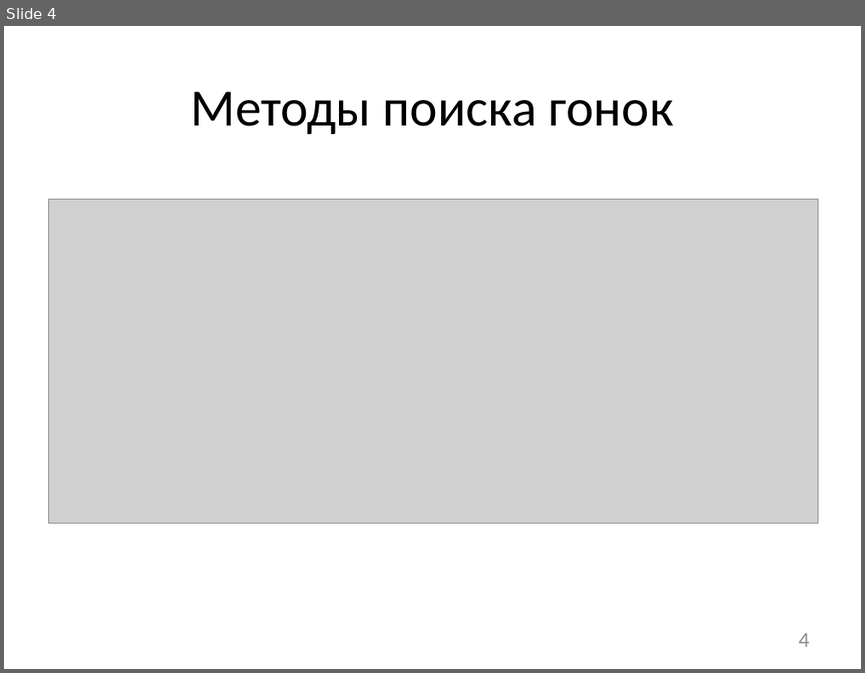
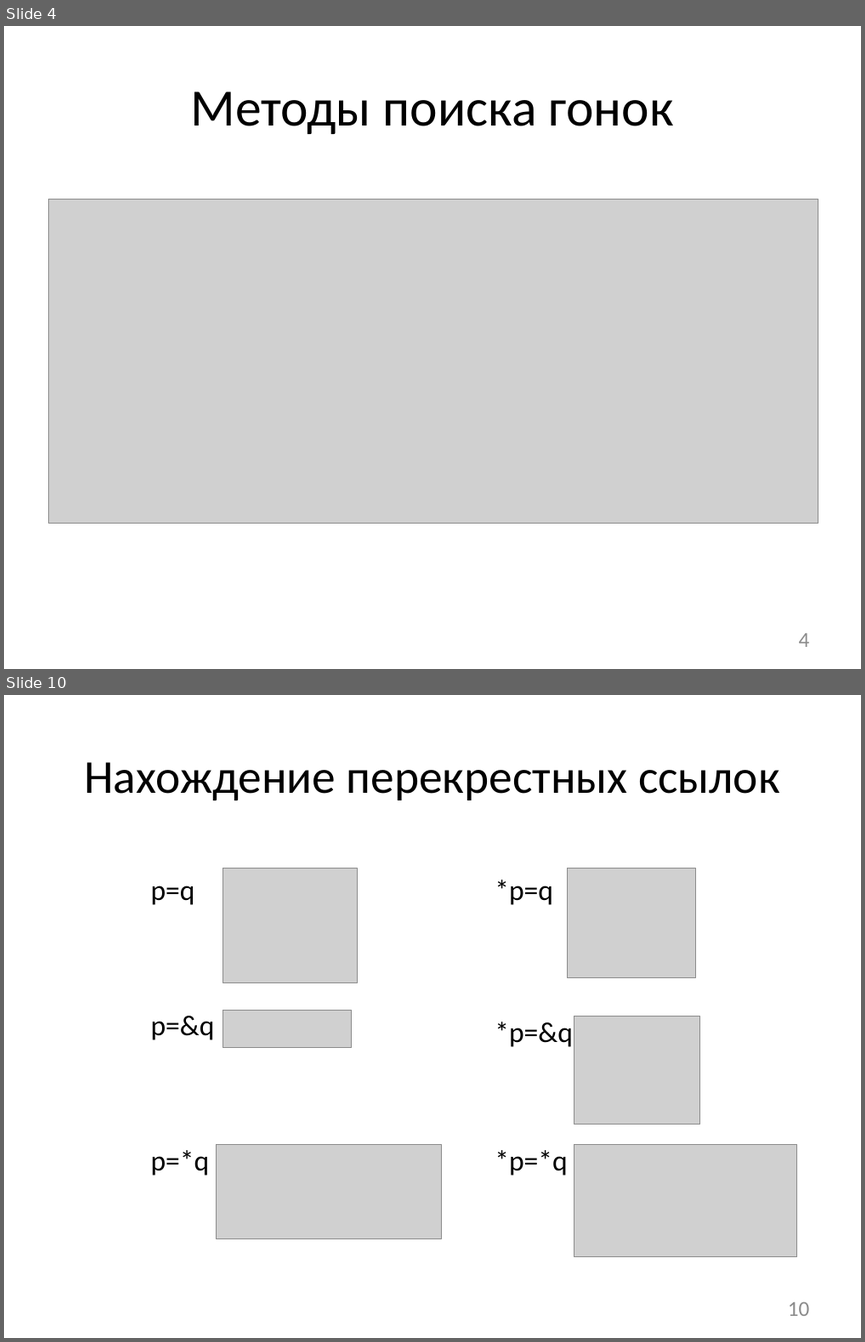
Before and after one commit to afrolovskiy/diplom, a slide deck: presentations/diplom/static race detection.pptx. Shown one above the other, each under a label of ours: slide 4 before the commit, slides 4 and 10 after it; the slides between them are not shown. The pictures are 865x673 and 865x1342 pixels, drawn with LibreOffice and Linux fonts; fonts in the diff are those of the drawing; grey boxes stand for pictures. Boxes give left, top, right and bottom in pixels: in the first picture for what was removed or moved away, otherwise in the second. Text is boxed around its words. In the diff, an @@ line names an element or a change of style, - is before the commit and + after.

```diff
--- a/presentations/diplom/static race detection.pptx
+++ b/presentations/diplom/static race detection.pptx
@@ slide 10 added at bbox=[4, 695, 861, 1338], background #FFFFFF @@
@@ title added at bbox=[84, 762, 780, 800], 39.6 pt, text #000000 @@
+Нахождение перекрестных ссылок
@@ picture added at bbox=[223, 868, 357, 983] @@
@@ picture added at bbox=[567, 868, 695, 978] @@
@@ text added at bbox=[151, 885, 195, 905], 24 pt, text #000000 @@
+p=q
@@ text added at bbox=[494, 879, 553, 905], 24 pt, text #000000 @@
+*p=q
@@ text added at bbox=[151, 1015, 215, 1040], 24 pt, text #000000 @@
+p=&q
@@ picture added at bbox=[223, 1009, 352, 1047] @@
@@ text added at bbox=[494, 1021, 573, 1047], 24 pt, text #000000 @@
+*p=&q
@@ picture added at bbox=[574, 1016, 699, 1124] @@
@@ text added at bbox=[151, 1150, 210, 1175], 24 pt, text #000000 @@
+p=*q
@@ picture added at bbox=[216, 1145, 441, 1239] @@
@@ text added at bbox=[494, 1150, 567, 1175], 24 pt, text #000000 @@
+*p=*q
@@ picture added at bbox=[574, 1145, 796, 1257] @@
@@ page number added at bbox=[788, 1302, 810, 1315], 18 pt, text #8C8C8C @@
+10
```
Also in this commit, not shown: 7 slides changed, 2 other slides added, 2 slides removed, 23 other files.
